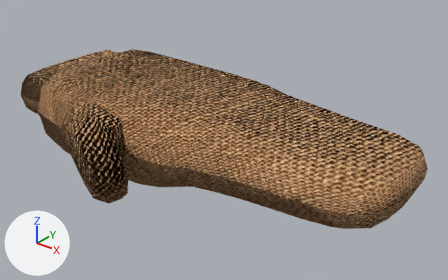
The Blender file 테스트용 3D모델/블렌더 파일/hand.blend, before and after one commit.
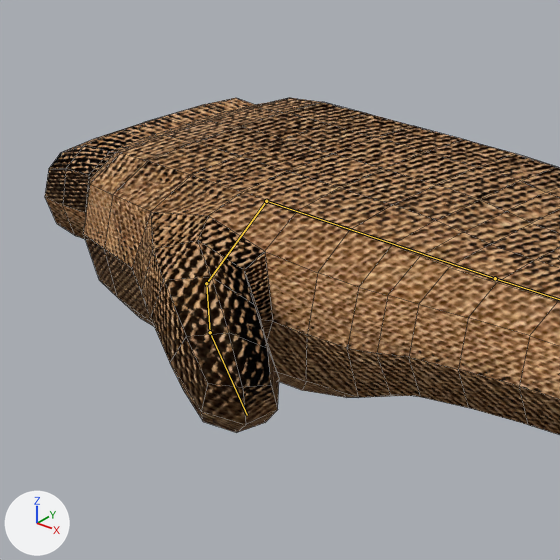
Old and new are each drawn whole from a 50 mm lens placed at (3.76, -3.68, 2.2), pointed at (0.85, -0.06, -0.04) and again close up on the part from 0% to 57% of the width and 2% to 94% of the height. Lighting does not change. The marker at lower left points along +X, +Y and +Z. Both versions are drawn at the pose saved in each file; the numbers are the values there. The bones that bend it are drawn over the model as lines in the close-ups. The close-ups show mesh edges as thin lines.
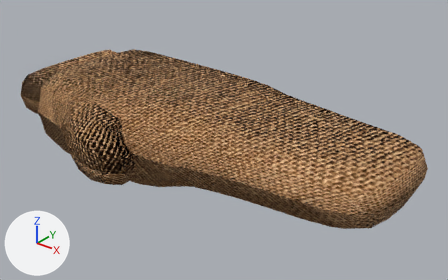
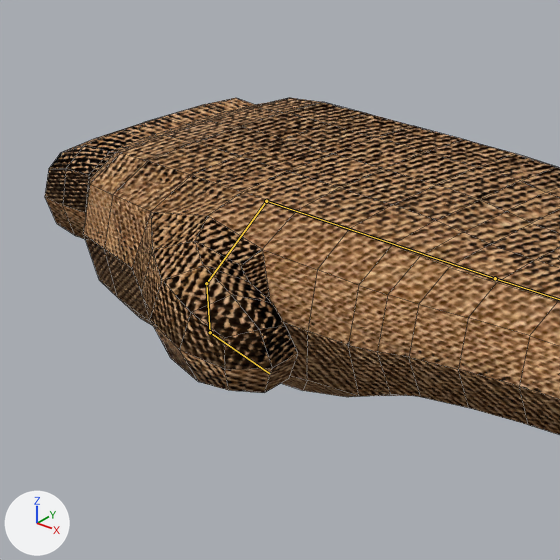
Pixel boxes [x1, y1, x2, y2] of what changed, in the close-ups (560 x 560 px):
'Cube.001', posed
    both: [45, 98, 560, 435]
bone 'Bone.006', root to tip
    before: (210, 332) to (247, 415)
    after: (210, 332) to (269, 373)

The edits, one by one:
Bone 'Bone.006' (bone_bone_006) turns from (-12, 3, 22) to (0, 0, 0) degrees about its own x, y and z.
